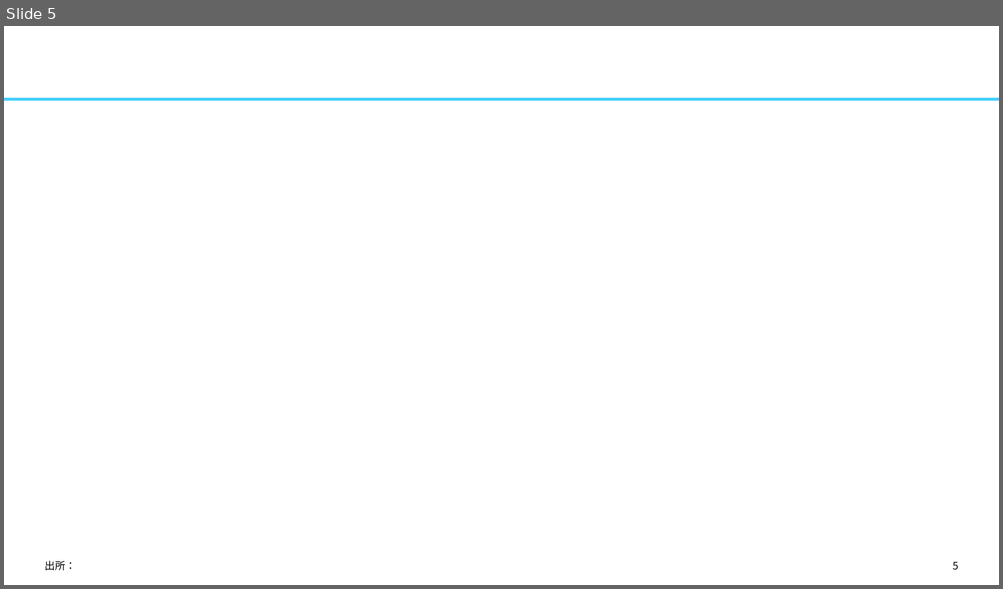
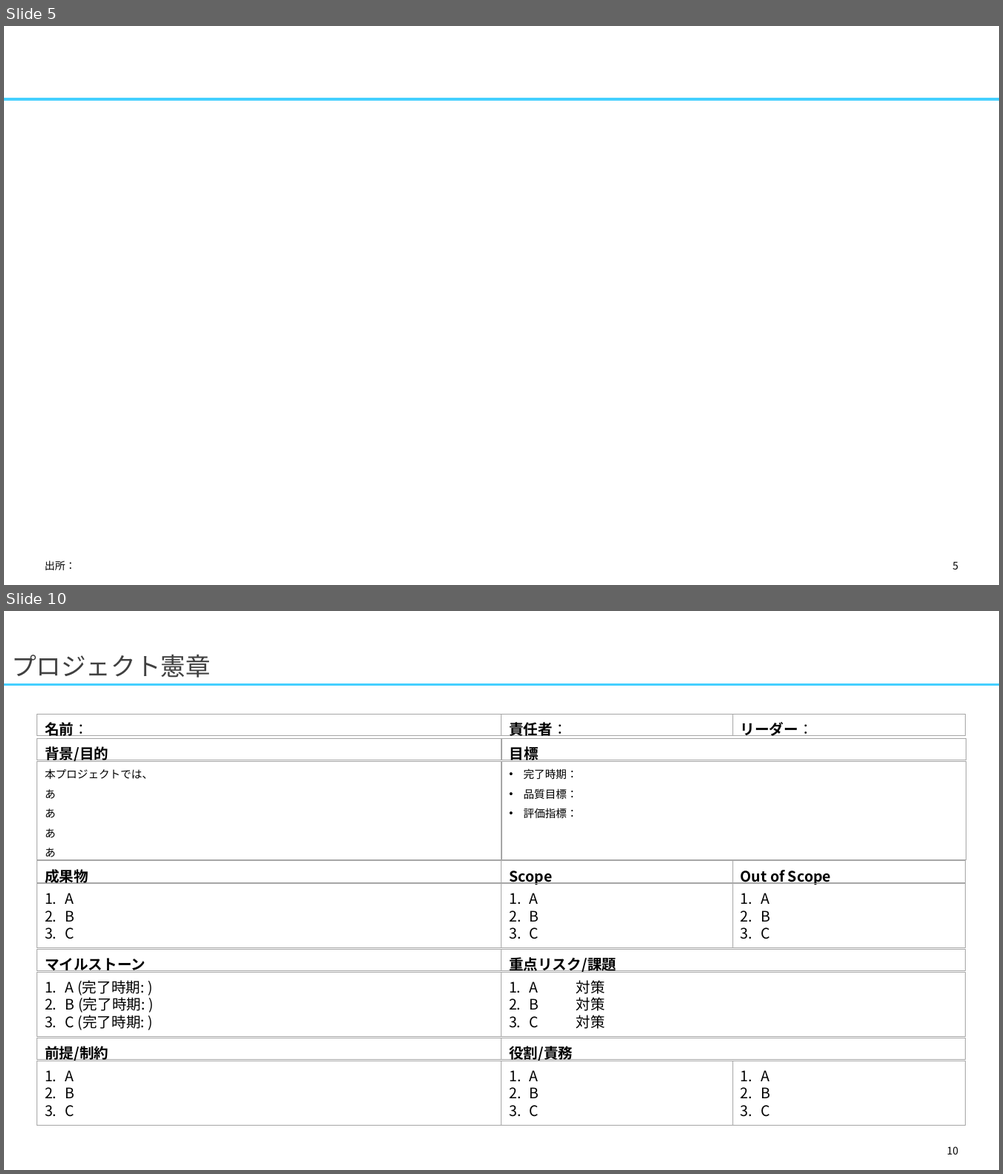
Before and after one commit to yuzucha16/dotfiles, a slide deck: office/Blank.potx. Shown one above the other, each under a label of ours: slide 5 before the commit, slides 5 and 10 after it; the slides between them are not shown. The pictures are 1003x589 and 1003x1174 pixels, drawn with LibreOffice and Linux fonts; fonts in the diff are those of the drawing. Boxes give left, top, right and bottom in pixels: in the first picture for what was removed or moved away, otherwise in the second. Text is boxed around its words. In the diff, an @@ line names an element or a change of style, - is before the commit and + after.

```diff
--- a/office/Blank.potx
+++ b/office/Blank.potx
@@ slide 10 added at (4,611,999,1170), background #FFFFFF @@
@@ title added at (11,654,210,678), 24 pt, text #404040 @@
+プロジェクト憲章
@@ line added from (4, 685) to (999, 685), #45D0FF 2.25 pt @@
@@ rectangle added at (37,714,502,735), outline #A6A6A6 0.75 pt, 14 pt, text #000000, bold @@
+名前：
@@ rectangle added at (502,714,733,735), outline #A6A6A6 0.75 pt, 14 pt, text #000000, bold @@
+責任者：
@@ rectangle added at (733,714,966,735), outline #A6A6A6 0.75 pt, 14 pt, text #000000, bold @@
+リーダー：
@@ rectangle added at (37,738,502,760), outline #A6A6A6 0.75 pt, 14 pt, text #000000, bold @@
+背景/目的
@@ rectangle added at (502,738,966,760), outline #A6A6A6 0.75 pt, 14 pt, text #000000, bold @@
+目標
@@ rectangle added at (37,762,502,860), outline #A6A6A6 0.75 pt, 10.5 pt, text #000000 @@
+本プロジェクトでは、
+あ
+あ
+あ
+あ
@@ rectangle added at (502,762,966,860), outline #A6A6A6 0.75 pt, 10.5 pt, text #000000 @@
+• 完了時期：
+• 品質目標：
+• 評価指標：
@@ rectangle added at (37,861,502,883), outline #A6A6A6 0.75 pt, 14 pt, text #000000, bold @@
+成果物
@@ rectangle added at (502,861,733,883), outline #A6A6A6 0.75 pt, 14 pt, text #000000, bold @@
+Scope
@@ rectangle added at (733,861,966,883), outline #A6A6A6 0.75 pt, 14 pt, text #000000, bold @@
+Out of Scope
@@ rectangle added at (37,884,502,948), outline #A6A6A6 0.75 pt, 14 pt, text #000000 @@
+1. A
+2. B
+3. C
@@ rectangle added at (502,884,733,948), outline #A6A6A6 0.75 pt, 14 pt, text #000000 @@
+1. A
+2. B
+3. C
@@ rectangle added at (733,884,966,948), outline #A6A6A6 0.75 pt, 14 pt, text #000000 @@
+1. A
+2. B
+3. C
@@ rectangle added at (37,950,502,971), outline #A6A6A6 0.75 pt, 14 pt, text #000000, bold @@
+マイルストーン
@@ rectangle added at (502,950,966,971), outline #A6A6A6 0.75 pt, 14 pt, text #000000, bold @@
+重点リスク/課題
@@ rectangle added at (37,973,502,1037), outline #A6A6A6 0.75 pt, 14 pt, text #000000 @@
+1. A (完了時期: )
+2. B (完了時期: )
+3. C (完了時期: )
@@ rectangle added at (502,973,966,1037), outline #A6A6A6 0.75 pt, 14 pt, text #000000 @@
+1. A 対策
+2. B 対策
+3. C 対策
@@ rectangle added at (37,1039,502,1060), outline #A6A6A6 0.75 pt, 14 pt, text #000000, bold @@
+前提/制約
@@ rectangle added at (502,1039,966,1060), outline #A6A6A6 0.75 pt, 14 pt, text #000000, bold @@
+役割/責務
@@ rectangle added at (37,1062,502,1126), outline #A6A6A6 0.75 pt, 14 pt, text #000000 @@
+1. A
+2. B
+3. C
@@ rectangle added at (502,1062,733,1126), outline #A6A6A6 0.75 pt, 14 pt, text #000000 @@
+1. A
+2. B
+3. C
@@ rectangle added at (733,1062,966,1126), outline #A6A6A6 0.75 pt, 14 pt, text #000000 @@
+1. A
+2. B
+3. C
@@ page number added at (947,1147,959,1155), 10 pt, text #000000 @@
+10
```
Also in this commit, not shown: 29 other slides added, 1 other file.
